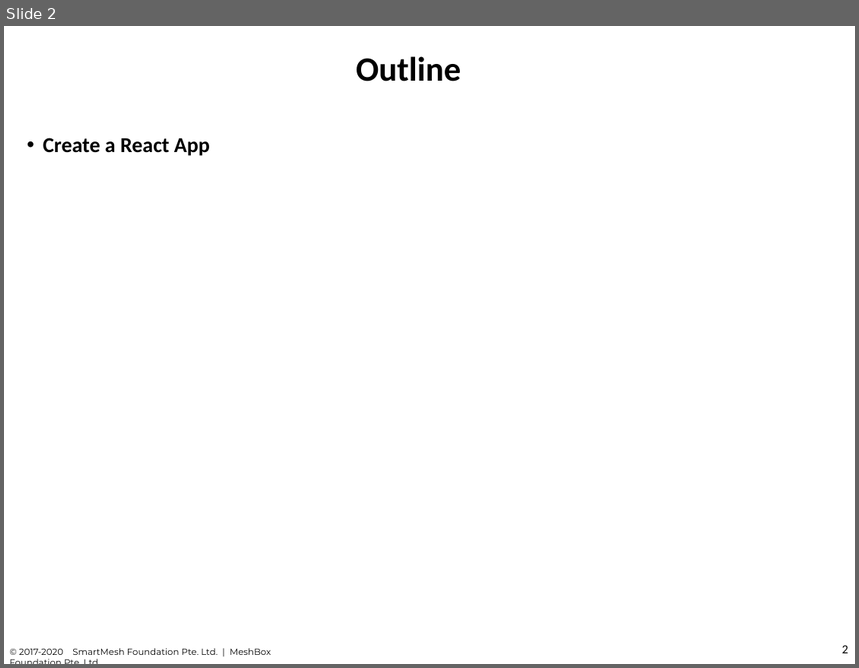
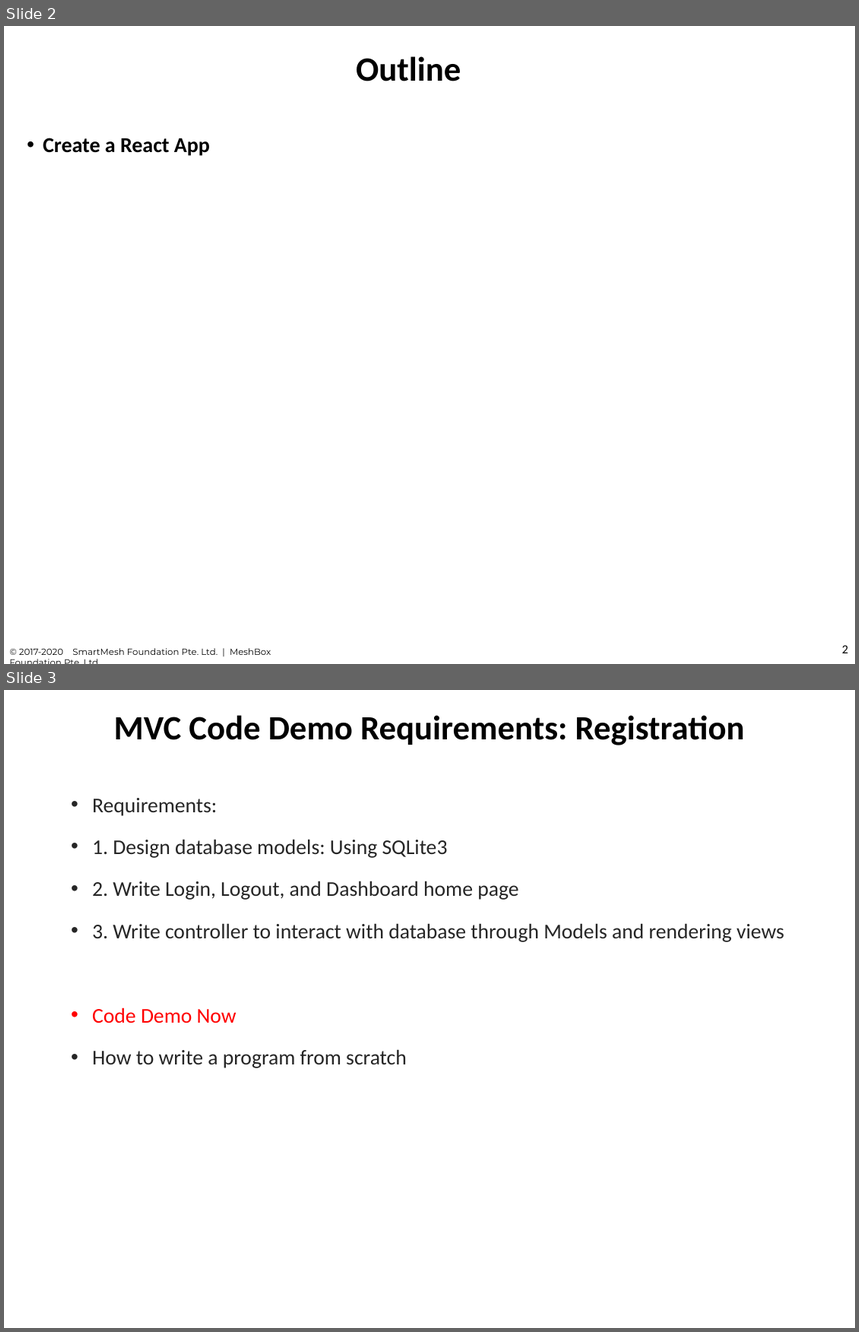
Before and after one commit to chuacw/SGUS-Slides, a slide deck: BCI - Day11 - Node-Express 2.pptx. Shown one above the other, each under a label of ours: slide 2 before the commit, slides 2 and 3 after it. The pictures are 859x668 and 859x1332 pixels, drawn with LibreOffice and Linux fonts; fonts in the diff are those of the drawing. Boxes give left, top, right and bottom in pixels: in the first picture for what was removed or moved away, otherwise in the second. Text is boxed around its words. In the diff, an @@ line names an element or a change of style, - is before the commit and + after.

```diff
--- a/BCI - Day11 - Node-Express 2.pptx
+++ b/BCI - Day11 - Node-Express 2.pptx
@@ slide 3 added at (x1=4, y1=690, x2=855, y2=1328), background #FFFFFF @@
@@ title added at (x1=114, y1=715, x2=745, y2=745), 28.8 pt, text #000000, bold @@
+MVC Code Demo Requirements: Registration
@@ text added at (x1=92, y1=798, x2=785, y2=1068), 17.8 pt, text #262626 @@
+• Requirements:
+• 1. Design database models: Using SQLite3
+• 2. Write Login, Logout, and Dashboard home page
+• 3. Write controller to interact with database through Models and rendering views
+• Code Demo Now
+• How to write a program from scratch
```
Also in this commit, not shown: 10 other slides added, 8 slides removed, 3 other files.
